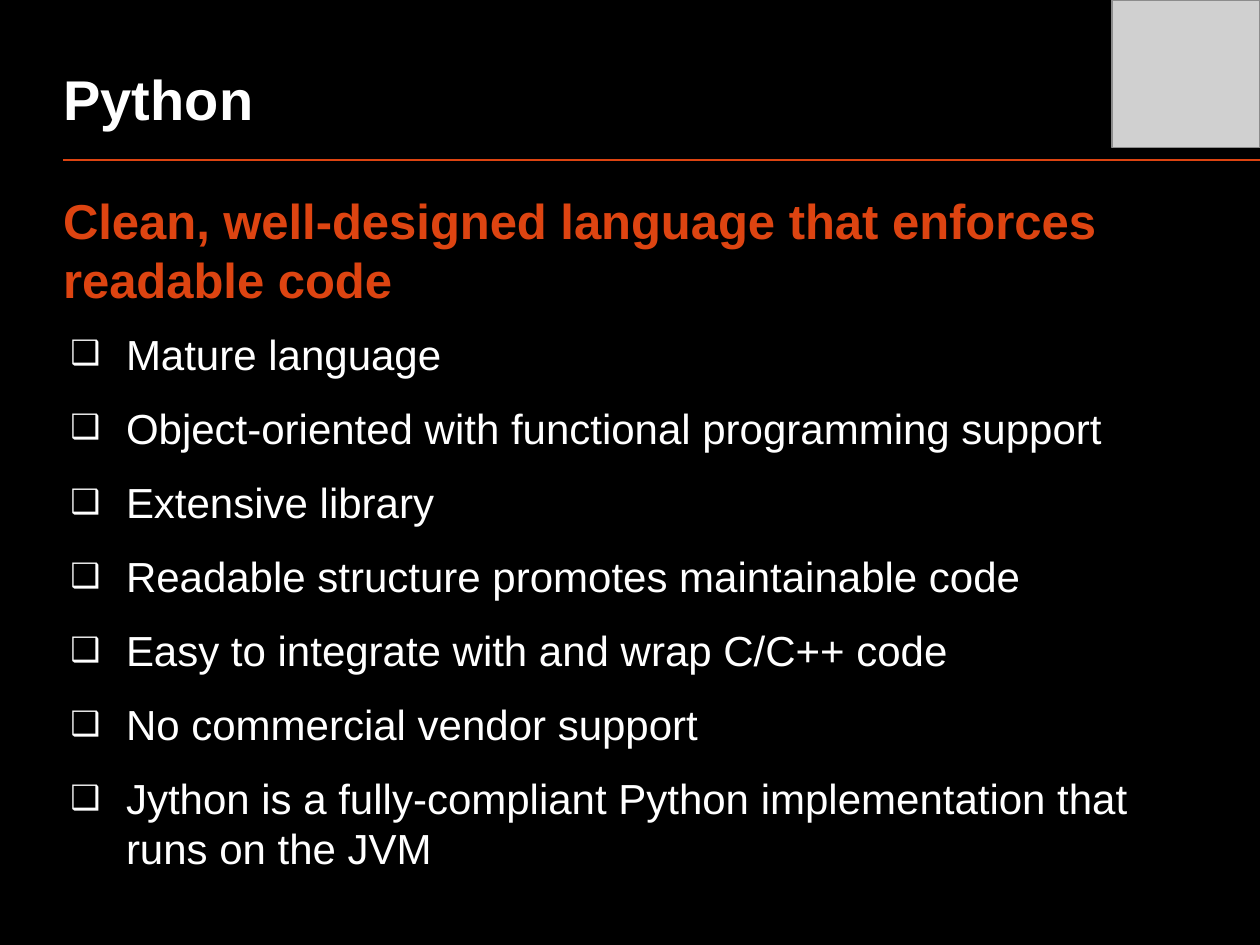
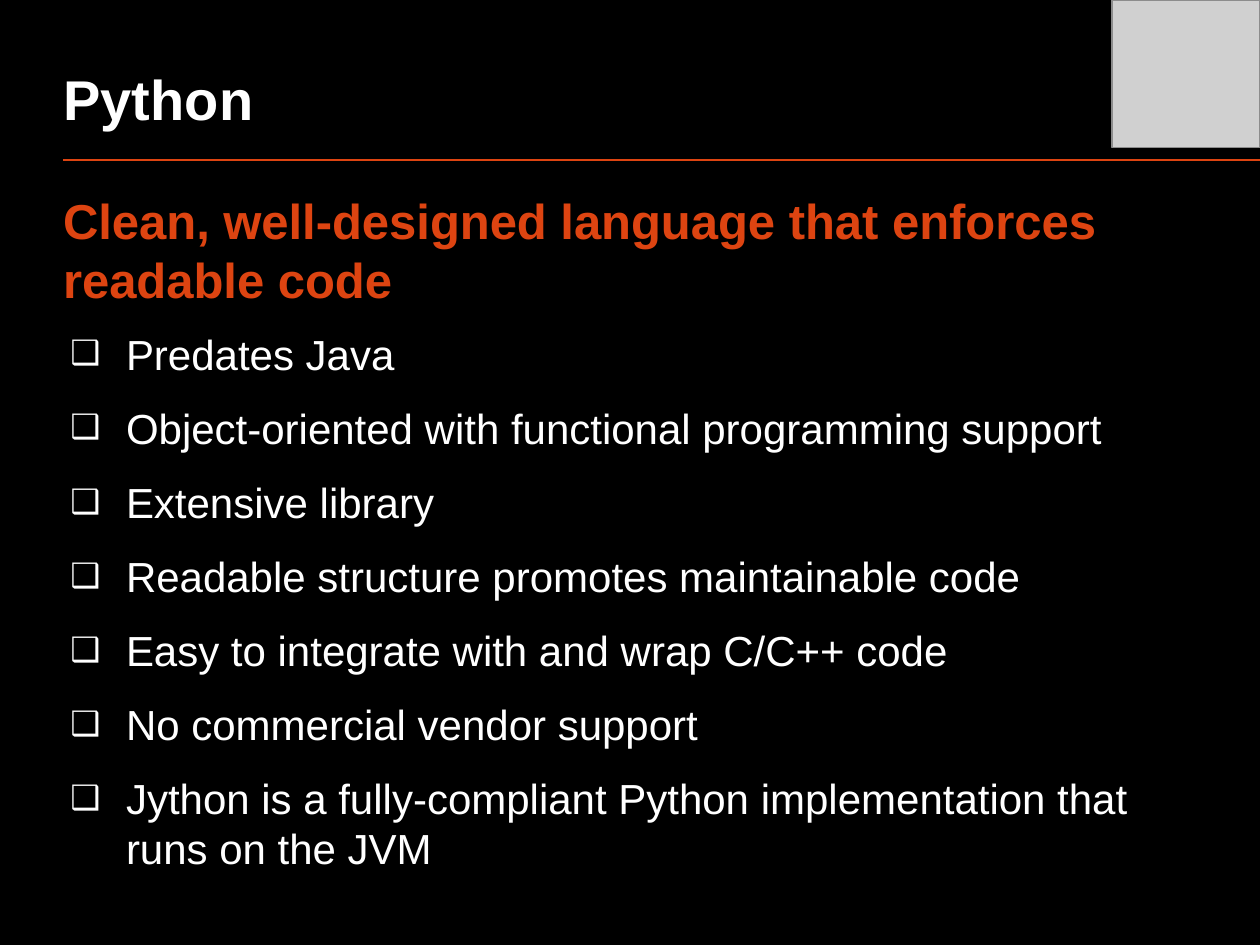
Before and after one commit to oscarrenalias/openslava-2013, a slide deck: slide 10 of Dynamic languages/OpenSlava 2013 - Dynamic languages.pptx (slide 9 before the commit). Drawn at 1260x945 pixels with LibreOffice and Linux fonts; fonts in the diff are those of the drawing; grey boxes stand for pictures. Boxes give left, top, right and bottom in pixels: in the first picture for what was removed or moved away, otherwise in the second. Text is boxed around its words. In the diff, an @@ line names an element or a change of style, - is before the commit and + after.

```diff
--- a/Dynamic languages/OpenSlava 2013 - Dynamic languages.pptx
+++ b/Dynamic languages/OpenSlava 2013 - Dynamic languages.pptx
@@ text at box(126, 339, 395, 371): text changed @@
-  ❑ Mature language
+  ❑ Predates Java
```
Also in this commit, not shown: 3 other slides changed, 2 slides added, 1 other file.
